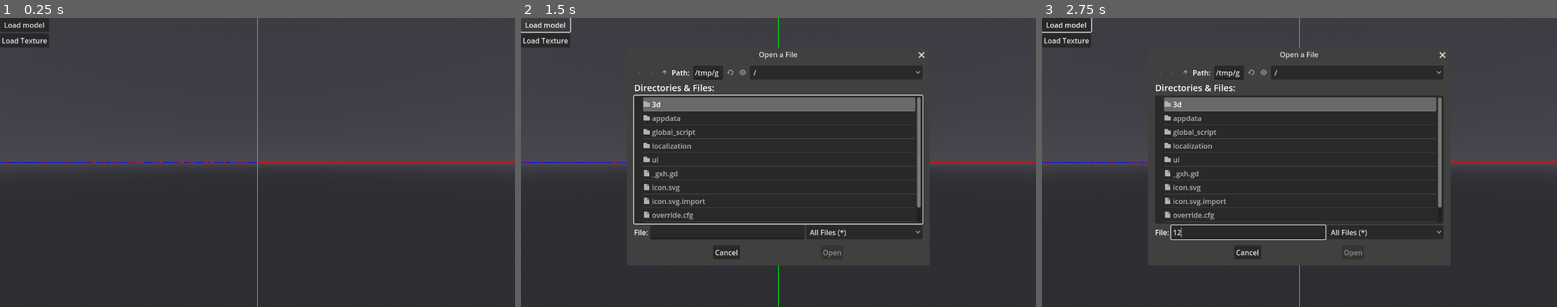
Above: before the commit, frames 1-3 (left to right).
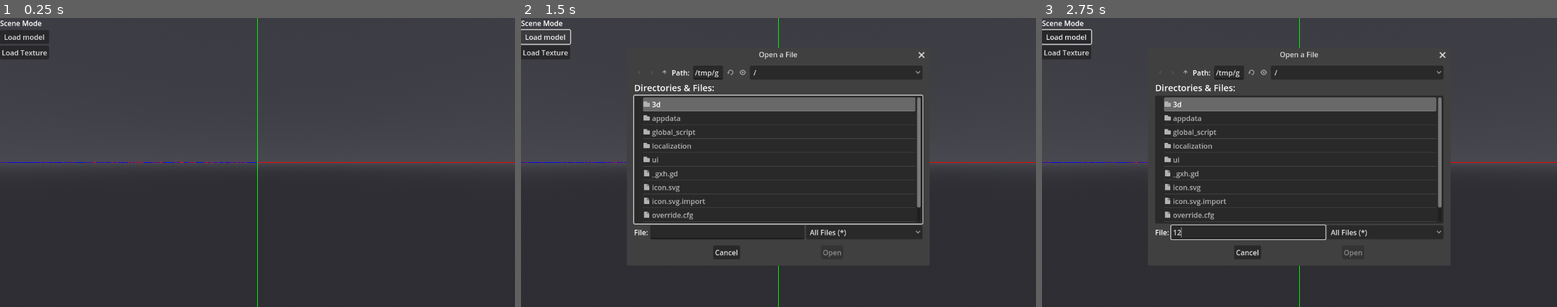
Above: after the commit, the same moments.

Repository: Nusiq/McGdModeling
Game: Godot game, scene res://ui/main/main_menu.tscn
The game is run twice, just before and just after one commit, with the same random seed, the same clock (stepped at 60 frames per second) and the same inputs.
Inputs (mouse positions are in pixels of both pictures, inside the frame that each line leads up to):
- Up to frame 1 (0.25 s): no input
- Up to frame 2 (1.5 s): tap Enter at 0.5 s; hold 1 (shortcut.activate_bone_mode, bound only after the commit) 0.53-1.25 s; click (778, 162) at 0.67 s; tap 2 (shortcut.activate_mesh_mode, bound only after the commit) at 0.8 s; click "Load model" at 1.25 s
- Up to frame 3 (2.75 s): click (1248, 231) at 2.02 s; type "12" at 2.1 s

The runs differ from the first frame. In frame 1, 0.9% of the frame differs, in the area x 0-10%, y 0-15%; in frame 2, 0.8%; in frame 3, 1.0%.

Commit message:
#1. Added shortcuts for changing modes: - ModeManager handles changes between Scene Mode, Bone Mode and Mesh Mode - Added translations for the names of the modes in the localization.csv - ModeManager emits signal when the mode is changed - Added a placeholder label to main_menu.gd to display the currently active mode

Diff:
--- a/global_script/mode_manager.gd
+++ b/global_script/mode_manager.gd
@@ -6,6 +6,8 @@
 	BONE,
 	MESH,
 }
+
+signal mode_changed(previous: Mode, current: Mode)
 
 ## The current working mode of the application.
 var current_mode: Mode = Mode.SCENE:
@@ -28,6 +30,14 @@
 			Mode.MESH:
 				for cube: McCube in get_tree().get_nodes_in_group("mc_cubes"):
 					cube.view_deselected()
+		# If there is no active object, cannot switch to the bone or mesh mode
+		if active_object == null:
+			if value == Mode.BONE:
+				Logging.info(tr("info.mode_manager.cannot_switch_to_bone"))
+				value = Mode.SCENE
+			elif value == Mode.MESH:
+				Logging.info(tr("info.mode_manager.cannot_switch_to_mesh"))
+				value = Mode.SCENE
 		# Update the visibility of the objects of the new mode
 		match value:
 			Mode.SCENE:
@@ -46,6 +56,9 @@
 							"mc_cubes"):
 						if cube.owning_model == active_object:
 							cube.selection.view_sync()
+		# Checking again, because invalid mode choices may lead to no changes
+		if current_mode != value:
+			mode_changed.emit(current_mode, value)
 		current_mode = value
 
 
@@ -188,3 +201,11 @@
 			select_bone(active_object, object.owning_cube.owning_bone, is_adding)
 		Mode.MESH:
 			select_mesh(active_object, object.owning_cube, is_adding)
+
+func _input(event: InputEvent) -> void:
+	if event.is_action_pressed("shortcut.activate_scene_mode", false, true):
+		current_mode = Mode.SCENE
+	elif event.is_action_pressed("shortcut.activate_bone_mode", false, true):
+		current_mode = Mode.BONE
+	elif event.is_action_pressed("shortcut.activate_mesh_mode", false, true):
+		current_mode = Mode.MESH
--- a/localization/localization.csv
+++ b/localization/localization.csv
@@ -39,3 +39,8 @@
 error.mc_cube.load_from_object.uv_wrong_type,"The ""uv"" property is not an array or an object.","Warotść ""uv"" nie jest tablicą ani obiektem."
 error.mc_material_provider.unable_to_load_image,"Unable to load the image from the file: {path}","Nie udało się załadować obrazu z pliku: {path}."
 error.mc_material_provider.texture_is_empty,"The texture is empty: {path}","Tekstura jest pusta: {path}."
+info.mode_manager.cannot_switch_to_bone,"You need to select a model before switching to the Bone Mode.","Przed przejściem do trybu Edycji Kości musisz wybrać model."
+info.mode_manager.cannot_switch_to_mesh,"You need to select a model before switching to the Mesh Mode.","Przed przejściem do trybu Edycji Siatki musisz wybrać model."
+scene_mode,Scene Mode,Tryb Edycji Sceny
+bone_mode,Bone Mode,Tryb Edycji Kości
+mesh_mode,Mesh Mode,Tryb Edycji Siatki
--- a/project.godot
+++ b/project.godot
@@ -62,6 +62,21 @@
 "events": [Object(InputEventMouseButton,"resource_local_to_scene":false,"resource_name":"","device":-1,"window_id":0,"a …(258 unchanged characters)…
 ]
 }
+shortcut.activate_scene_mode={
+"deadzone": 0.5,
+"events": [Object(InputEventKey,"resource_local_to_scene":false,"resource_name":"","device":-1,"window_id":0,"alt_pressed":false,"shift_pressed":false,"ctrl_pressed":false,"meta_pressed":false,"pressed":false,"keycode":0,"physical_keycode":96,"key_label":0,"unicode":96,"location":0,"echo":false,"script":null)
+]
+}
+shortcut.activate_bone_mode={
+"deadzone": 0.5,
+"events": [Object(InputEventKey,"resource_local_to_scene":false,"resource_name":"","device":-1,"window_id":0,"alt_pressed":false,"shift_pressed":false,"ctrl_pressed":false,"meta_pressed":false,"pressed":false,"keycode":0,"physical_keycode":49,"key_label":0,"unicode":49,"location":0,"echo":false,"script":null)
+]
+}
+shortcut.activate_mesh_mode={
+"deadzone": 0.5,
+"events": [Object(InputEventKey,"resource_local_to_scene":false,"resource_name":"","device":-1,"window_id":0,"alt_pressed":false,"shift_pressed":false,"ctrl_pressed":false,"meta_pressed":false,"pressed":false,"keycode":0,"physical_keycode":50,"key_label":0,"unicode":50,"location":0,"echo":false,"script":null)
+]
+}
 
 [internationalization]
 
--- a/ui/main/main_menu.gd
+++ b/ui/main/main_menu.gd
@@ -1,12 +1,12 @@
 extends Node3D
 
+@onready var mode_label: Label = $GridContainer/Label
 @onready var model_file_dialog: CachedFileDialog = $CachedFileDialogModel
 @onready var texture_file_dialog: CachedFileDialog = $CachedFileDialogTexture
 @onready var mc_model: McModel = $McModel
 
 func _ready() -> void:
-	mc_model.selection.is_active = true
-	ModeManager.current_mode = ModeManager.Mode.MESH
+	ModeManager.mode_changed.connect(_on_mode_changed)
 
 func _on_cached_file_dialog_model_file_selected(path: String) -> void:
 	mc_model.remove_bones()
@@ -29,3 +29,12 @@
 
 func _on_button_load_texture_pressed() -> void:
 	texture_file_dialog.popup()
+
+func _on_mode_changed(_from: ModeManager.Mode, to: ModeManager.Mode) -> void:
+	match to:
+		ModeManager.Mode.SCENE:
+			mode_label.text = tr("scene_mode")
+		ModeManager.Mode.BONE:
+			mode_label.text = tr("bone_mode")
+		ModeManager.Mode.MESH:
+			mode_label.text = tr("mesh_mode")
--- a/ui/main/main_menu.tscn
+++ b/ui/main/main_menu.tscn
@@ -23,6 +23,10 @@
 offset_right = 110.0
 offset_bottom = 66.0
 
+[node name="Label" type="Label" parent="GridContainer"]
+layout_mode = 2
+text = "scene_mode"
+
 [node name="ButtonLoadModel" type="Button" parent="GridContainer"]
 layout_mode = 2
 text = "Load model"
Binary file changed: localization/localization.en.translation
Binary file changed: localization/localization.pl.translation
